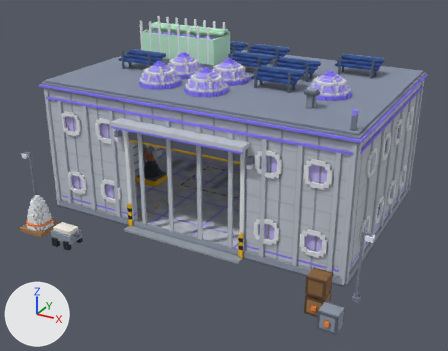
The glTF model assets/campus/workshop/workshop_e5_l1.glb as it was, and as the next commit left it.
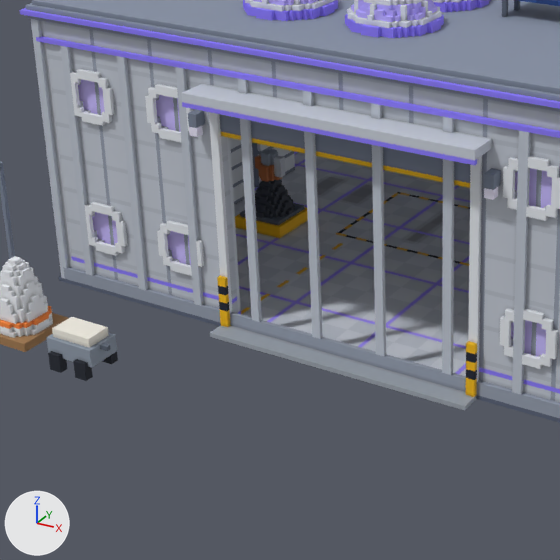
Old and new are each drawn whole from a camera (50 mm lens) standing at (14.3, -26.1, 14.9) and looking at (0.5, -0.9, 2.4) and again close up on the part from 7% to 63% of the width and 23% to 94% of the height. Arrows for +X, +Y and +Z are at lower left; the lights stay in place. The older version's two pictures come first. Vertices at exactly the same position are counted once.

In view in the first close-up: 'Base', 'CutPZ', 'CutRoof'.
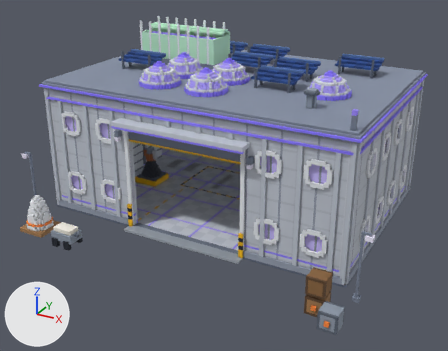
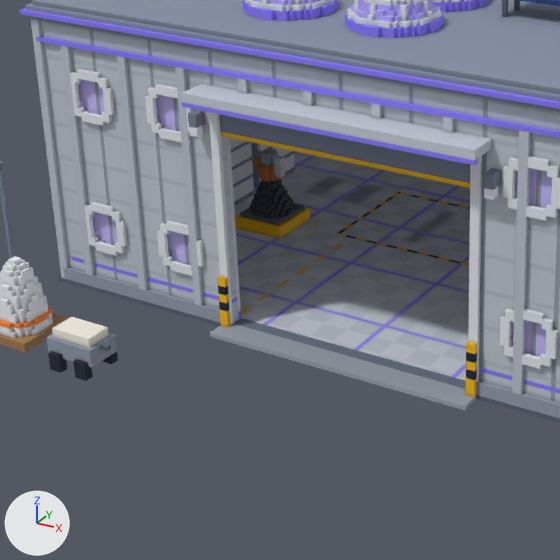
Where the change shows, as pixel boxes (x1, y1, x2, y2) in the close-ups (560 x 560 px):
part 1 of me_base, cut back: (221, 288, 466, 402) in both
part 2 of me_cutpz, cut back: before (223, 115, 480, 349); after (223, 115, 480, 187)

What the commit changed:
me_base is used by ob_base; location (0.0, 0.0, 0.0).
me_base had 11637 vertices, 17718 faces and spanned x -9.2..9.2, y -7.4..7.1, z 0.0..5.9.
me_base now has 11529 vertices, 17568 faces and spans x -9.2..9.2, y -7.4..7.1, z 0.0..5.9.
Part 1, on me_base:
108 vertices are removed from x -3.0..3.0, y -4.2..-3.9, z 0.1..1.0.
184 faces are deleted.
34 new faces join them.
me_cutpz is used by ob_cutpz; location (0.0, 0.0, 1.0).
me_cutpz had 3994 vertices, 5768 faces and spanned x -8.1..8.1, y -4.7..-3.7, z 0.0..5.5.
me_cutpz now has 3810 vertices, 5496 faces and spans x -8.1..8.1, y -4.7..-3.7, z 0.0..5.5.
Part 2, on me_cutpz:
184 vertices are removed from x -2.5..2.7, y -4.1..-3.8, z 0.0..4.5.
286 faces are deleted.
14 new faces join them.
